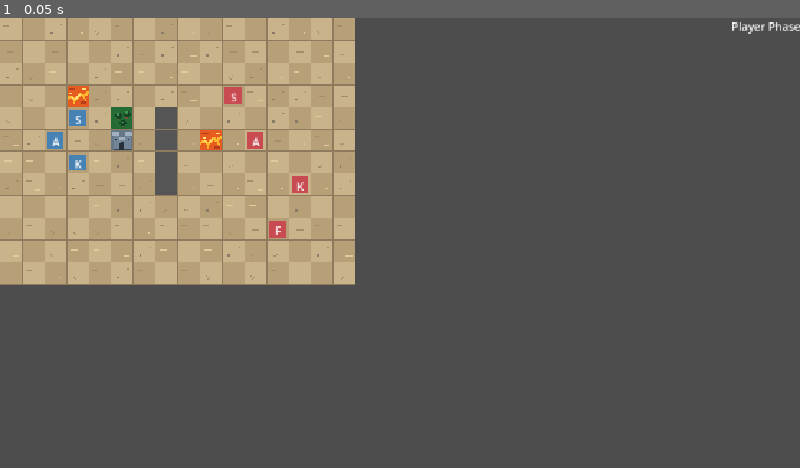
Above: before the commit, frame 1.
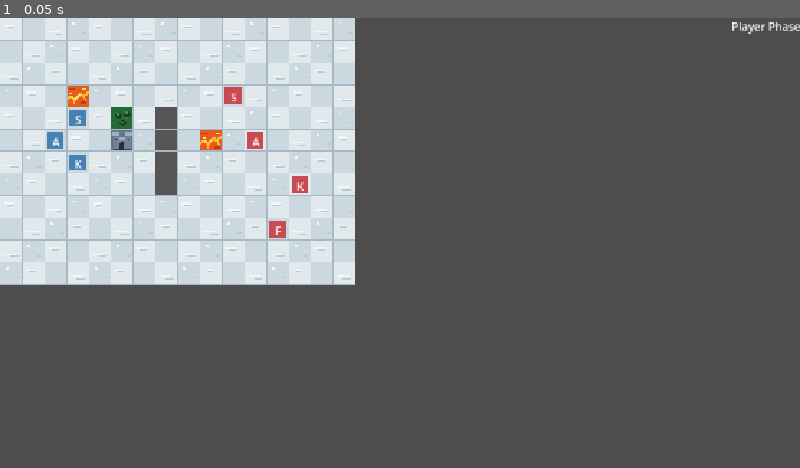
Above: after the commit, the same moment.

Repository: Maxington20/new-game-project
Game: Godot game, scene res://tests/test_encounter_selection.tscn
Two runs of this game, one before a commit and one after it. Both use one fixed random seed, a clock stepped at 60 frames per second and the inputs below. The project has no main scene, so this scene is started directly.
Inputs:
- Up to frame 1 (0.05 s): no input

The runs differ from the first frame. In frame 1, 25% of the frame differs, in the area x 0-45%, y 0-60%.

Commit message:
Added biome-specific battle scenery and improve combat HUD

Diff:
--- a/resources/encounters/encounter_03.tres
+++ b/resources/encounters/encounter_03.tres
@@ -1,6 +1,7 @@
 [gd_resource type="Resource" script_class="EncounterResource" format=3 uid="uid://chmphrmi8vijc"]
 
 [ext_resource type="Script" uid="uid://ds8xh6xaau5mw" path="res://scripts/resources/unit_resource.gd" id="1_75fpl"]
+[ext_resource type="PackedScene" uid="uid://d1uled04kwkyq" path="res://scenes/maps/battlefield_map_03.tscn" id="1_nw7y0"]
 [ext_resource type="Resource" uid="uid://dqkc1x5m4kraq" path="res://resources/characters/garrick.tres" id="2_nw7y0"]
 [ext_resource type="Resource" uid="uid://soqh266psxvf" path="res://resources/characters/voss.tres" id="3_5do5p"]
 [ext_resource type="Resource" uid="uid://txr0ofu3mlfa" path="res://resources/characters/silas.tres" id="4_casiq"]
@@ -10,6 +11,7 @@
 [resource]
 script = ExtResource("6_rmvvh")
 encounter_number = 3
+battlefield_scene = ExtResource("1_nw7y0")
 enemies = Array[ExtResource("1_75fpl")]([ExtResource("2_nw7y0"), ExtResource("3_5do5p"), ExtResource("4_casiq"), ExtResource("5_dh0rw")])
 enemy_spawn_positions = Array[Vector2i]([Vector2i(10, 3), Vector2i(13, 7), Vector2i(11, 5), Vector2i(12, 9)])
 metadata/_custom_type_script = "uid://m5w42invnj4f"
--- a/scenes/battle_animation_overlay.gd
+++ b/scenes/battle_animation_overlay.gd
@@ -922,7 +922,7 @@
 			add_desert_scenery(start_x, section_width)
 
 		BattlefieldGrid.Biome.SNOW:
-			pass
+			add_snow_scenery(start_x, section_width)
 
 
 func add_forest_scenery(center: Vector2) -> void:
@@ -1287,7 +1287,7 @@
 			add_desert_ground_details(start_x, section_width)
 
 		BattlefieldGrid.Biome.SNOW:
-			pass
+			add_snow_ground_details(start_x, section_width)
 
 
 
@@ -1629,3 +1629,80 @@
 			ash.size = Vector2(12.0, 3.0)
 			ash.mouse_filter = Control.MOUSE_FILTER_IGNORE
 			ground_details.add_child(ash)
+
+
+
+func add_snow_scenery(start_x: float, section_width: float) -> void:
+	var ground_y: float = size.y / 2.0 + 80.0
+
+	# Distant snow-covered hills.
+	var hills := Polygon2D.new()
+	hills.color = Color("#b2c9d7")
+	hills.polygon = PackedVector2Array([
+		Vector2(start_x, ground_y),
+		Vector2(start_x, ground_y - 20.0),
+		Vector2(start_x + section_width * 0.22, ground_y - 75.0),
+		Vector2(start_x + section_width * 0.48, ground_y - 35.0),
+		Vector2(start_x + section_width * 0.76, ground_y - 90.0),
+		Vector2(start_x + section_width, ground_y - 25.0),
+		Vector2(start_x + section_width, ground_y)
+	])
+	terrain_scenery.add_child(hills)
+
+
+
+func add_snow_ground_details(start_x: float, section_width: float) -> void:
+	var ground_y: float = size.y / 2.0 + 80.0
+
+	var snow_highlight := Color("#f0f6fa")
+	var snow_shadow := Color("#b8cad6")
+	var ice_color := Color("#a8d0df")
+
+	for i in range(12):
+		var x: float = start_x + 18.0 + float(i) * (section_width - 36.0) / 12.0
+		var y: float = ground_y + 18.0 + float((i * 23) % 65)
+
+		# Small wind-shaped snowdrifts.
+		if i % 2 == 0:
+			var drift := Line2D.new()
+			drift.width = 3.0
+			drift.default_color = snow_highlight
+			drift.points = PackedVector2Array([
+				Vector2(x - 12.0, y + 2.0),
+				Vector2(x - 4.0, y),
+				Vector2(x + 6.0, y),
+				Vector2(x + 12.0, y + 2.0)
+			])
+			ground_details.add_child(drift)
+
+			var shadow := ColorRect.new()
+			shadow.color = snow_shadow
+			shadow.position = Vector2(x - 5.0, y + 5.0)
+			shadow.size = Vector2(12.0, 2.0)
+			shadow.mouse_filter = Control.MOUSE_FILTER_IGNORE
+			ground_details.add_child(shadow)
+
+		# Occasional small patches of exposed ice.
+		if i % 4 == 1:
+			var ice := ColorRect.new()
+			ice.color = ice_color
+			ice.position = Vector2(x - 8.0, y + 6.0)
+			ice.size = Vector2(16.0, 4.0)
+			ice.mouse_filter = Control.MOUSE_FILTER_IGNORE
+			ground_details.add_child(ice)
+
+			var reflection := ColorRect.new()
+			reflection.color = snow_highlight
+			reflection.position = Vector2(3.0, 1.0)
+			reflection.size = Vector2(6.0, 1.0)
+			reflection.mouse_filter = Control.MOUSE_FILTER_IGNORE
+			ice.add_child(reflection)
+
+		# Tiny scattered snow flecks.
+		if i % 3 == 0:
+			var fleck := ColorRect.new()
+			fleck.color = snow_highlight
+			fleck.position = Vector2(x + 9.0, y + 12.0)
+			fleck.size = Vector2(4.0, 2.0)
+			fleck.mouse_filter = Control.MOUSE_FILTER_IGNORE
+			ground_details.add_child(fleck)
--- a/scenes/grid.gd
+++ b/scenes/grid.gd
@@ -88,7 +88,7 @@
 							draw_plains_tile(cell, rect.position)
 
 						Biome.SNOW:
-							pass
+							draw_snow_tile(cell, rect.position)
 				else:
 					match terrain.terrain_type:
 						TerrainResource.TerrainType.FOREST:
@@ -749,3 +749,44 @@
 				Rect2(tile_position + Vector2(21, 21), Vector2(3, 1)),
 				sand_highlight
 			)
+
+
+func draw_snow_tile(cell: Vector2i, tile_position: Vector2) -> void:
+	var snow_light := Color("#f0f6fa")
+	var snow_shadow := Color("#b8cad6")
+
+	# Use tile coordinates for consistent variation.
+	var pattern: int = (cell.x * 7 + cell.y * 11) % 4
+
+	if pattern == 0:
+		# Small snowdrift.
+		draw_rect(
+			Rect2(tile_position + Vector2(6, 10), Vector2(14, 3)),
+			snow_light
+		)
+		draw_rect(
+			Rect2(tile_position + Vector2(10, 13), Vector2(10, 2)),
+			snow_shadow
+		)
+
+	elif pattern == 1:
+		# Scattered ice flecks.
+		draw_rect(
+			Rect2(tile_position + Vector2(8, 7), Vector2(4, 3)),
+			snow_light
+		)
+		draw_rect(
+			Rect2(tile_position + Vector2(22, 21), Vector2(6, 2)),
+			snow_shadow
+		)
+
+	elif pattern == 2:
+		# Wind-swept snow.
+		draw_rect(
+			Rect2(tile_position + Vector2(5, 19), Vector2(18, 2)),
+			snow_light
+		)
+		draw_rect(
+			Rect2(tile_position + Vector2(14, 22), Vector2(12, 2)),
+			snow_shadow
+		)
--- /dev/null
+++ b/scenes/maps/battlefield_map_03.tscn
@@ -0,0 +1,40 @@
+[gd_scene format=3 uid="uid://d1uled04kwkyq"]
+
+[ext_resource type="Script" uid="uid://bdxk7p8jgwg8a" path="res://scenes/grid.gd" id="1_m7lu8"]
+[ext_resource type="Script" uid="uid://cuvxx7egx0eo" path="res://scripts/resources/terrain_cell_resource.gd" id="2_ixnpy"]
+[ext_resource type="Resource" uid="uid://iavasaifvytn" path="res://resources/terrain/forest.tres" id="3_dm1ja"]
+[ext_resource type="Resource" uid="uid://bt7sr3wa5kjkn" path="res://resources/terrain/fort.tres" id="4_uf2xa"]
+[ext_resource type="Resource" uid="uid://de8wkfsymeumt" path="res://resources/terrain/lava.tres" id="5_dx3b3"]
+
+[sub_resource type="Resource" id="Resource_b36bp"]
+script = ExtResource("2_ixnpy")
+position = Vector2i(5, 4)
+terrain = ExtResource("3_dm1ja")
+metadata/_custom_type_script = "uid://cuvxx7egx0eo"
+
+[sub_resource type="Resource" id="Resource_76r87"]
+script = ExtResource("2_ixnpy")
+position = Vector2i(5, 5)
+terrain = ExtResource("4_uf2xa")
+metadata/_custom_type_script = "uid://cuvxx7egx0eo"
+
+[sub_resource type="Resource" id="Resource_fcj5i"]
+script = ExtResource("2_ixnpy")
+position = Vector2i(9, 5)
+terrain = ExtResource("5_dx3b3")
+metadata/_custom_type_script = "uid://cuvxx7egx0eo"
+
+[sub_resource type="Resource" id="Resource_muchm"]
+script = ExtResource("2_ixnpy")
+position = Vector2i(3, 3)
+terrain = ExtResource("5_dx3b3")
+metadata/_custom_type_script = "uid://cuvxx7egx0eo"
+
+[node name="Grid" type="Node2D" unique_id=1665304342]
+script = ExtResource("1_m7lu8")
+terrain_cells = Array[ExtResource("2_ixnpy")]([SubResource("Resource_b36bp"), SubResource("Resource_76r87"), SubResource("Resource_fcj5i"), SubResource("Resource_muchm")])
+blocked_cells = Array[Vector2i]([Vector2i(7, 4), Vector2i(7, 5), Vector2i(7, 6), Vector2i(7, 7)])
+color_light = Color(0.72156864, 0.6431373, 0.5294118, 1)
+color_dark = Color(0.6392157, 0.54901963, 0.4392157, 1)
+color_lines = Color(0.4117647, 0.34509805, 0.25882354, 1)
+biome = 2
--- a/tests/test_encounter_selection.gd
+++ b/tests/test_encounter_selection.gd
@@ -4,7 +4,7 @@
 
 func _ready() -> void:
 	var run := RunState.new()
-	run.current_encounter = 2
+	run.current_encounter = 3
 
 	var roster: CharacterRoster = load(
 		"res://resources/rosters/default_roster.tres"
